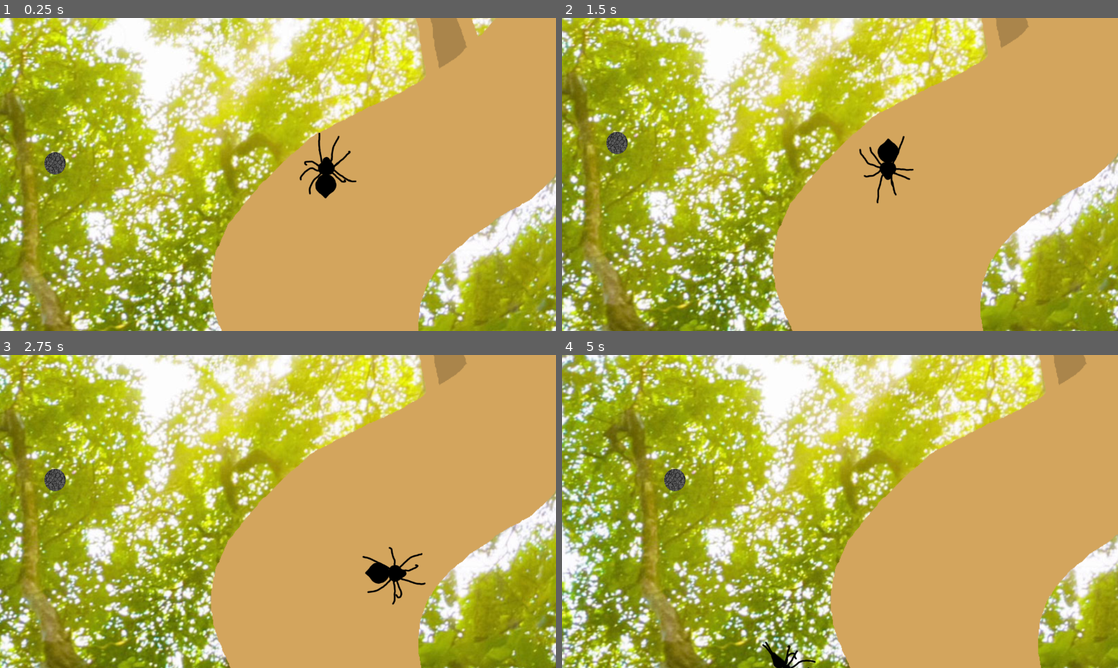
Above: before the commit, frames 1-4 (two rows, left to right).
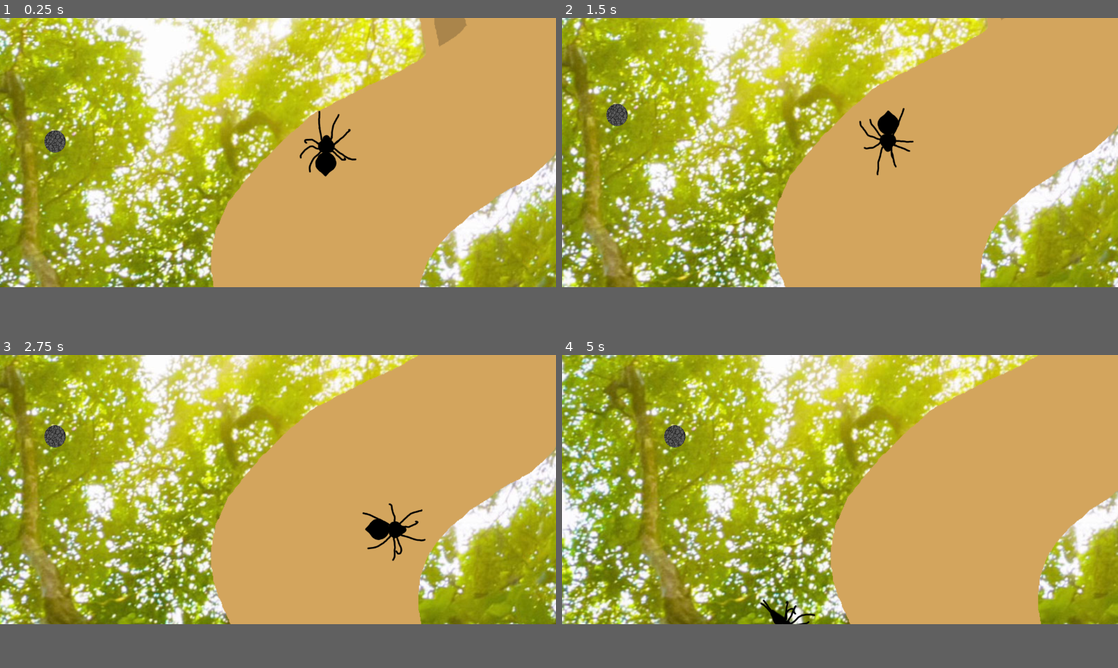
Above: after the commit, the same moments.

Repository: MarmotaGames/aracnotopia
Game: Godot game, scene res://levels/main/main.tscn
Two runs of this game, one before a commit and one after it. Both use one fixed random seed, a clock stepped at 60 frames per second and the inputs below.
Inputs (mouse positions are in pixels of both pictures, inside the frame that each line leads up to):
- Up to frame 1 (0.25 s): no input
- Up to frame 2 (1.5 s): tap Enter at 0.5 s; move the mouse to (962, 158) at 0.52 s; hold Right (ui_right) 0.53-1.28 s; tap Ctrl (attachOrDetachFromArea) at 0.6 s; click (962, 158) at 0.67 s; move the mouse to (728, 190) at 1.27 s; hold Down (ui_down) from 1.28 s (still down); tap L (dropFromWeb) at 1.35 s
- Up to frame 3 (2.75 s): move the mouse to (333, 442) at 2.02 s; release Down (ui_down) at 2.03 s; press the mouse at (333, 442) at 2.03 s; hold Right (ui_right) from 2.03 s (still down)
- Up to frame 4 (5 s): move the mouse to (812, 574) at 2.77 s; release Right (ui_right) at 2.78 s; release the mouse at (812, 574) at 2.78 s; hold Up (ui_up) 2.78-3.53 s; tap Ctrl (attachOrDetachFromArea) at 2.85 s; click (812, 574) at 2.92 s; move the mouse to (1006, 558) at 3.52 s; hold Left (ui_left) from 3.53 s (still down); tap L (dropFromWeb) at 3.6 s; move the mouse to (673, 464) at 4.27 s; click (673, 464) at 4.35 s
The window is 800x450 before the commit and 800x387 after it. Grey fills any space a smaller window leaves; there, only what the larger window draws over its background counts as a difference.

The runs differ from the first frame. In frame 1, 50% of the frame differs, in the area x 0-100%, y 0-100%; in frame 2, 52%; in frame 3, 56%; in frame 4, 58%.

Commit message:
Little adjustment on display to fit my tiny notebook

Diff:
--- a/GodotProject/levels/newWebTest/SpidermanTest.tscn
+++ b/GodotProject/levels/newWebTest/SpidermanTest.tscn
@@ -58,6 +58,8 @@
 [node name="Spider" parent="." index="2" instance=ExtResource( 2 )]
 
 position = Vector2( 147.291, 895.244 )
+z_index = 1
+_sections_unfolded = [ "Collision", "Linear", "Transform", "Z Index" ]
 
 [node name="Stone" parent="." index="3" instance=ExtResource( 3 )]
 
--- a/GodotProject/project.godot
+++ b/GodotProject/project.godot
@@ -17,7 +17,7 @@
 [display]
 
 window/size/width=1280
-window/size/height=720
+window/size/height=620
 mouse_cursor/custom_image="res://assets/web/cursor.png"
 mouse_cursor/custom_image_hotspot=Vector2( 16, 16 )
 
